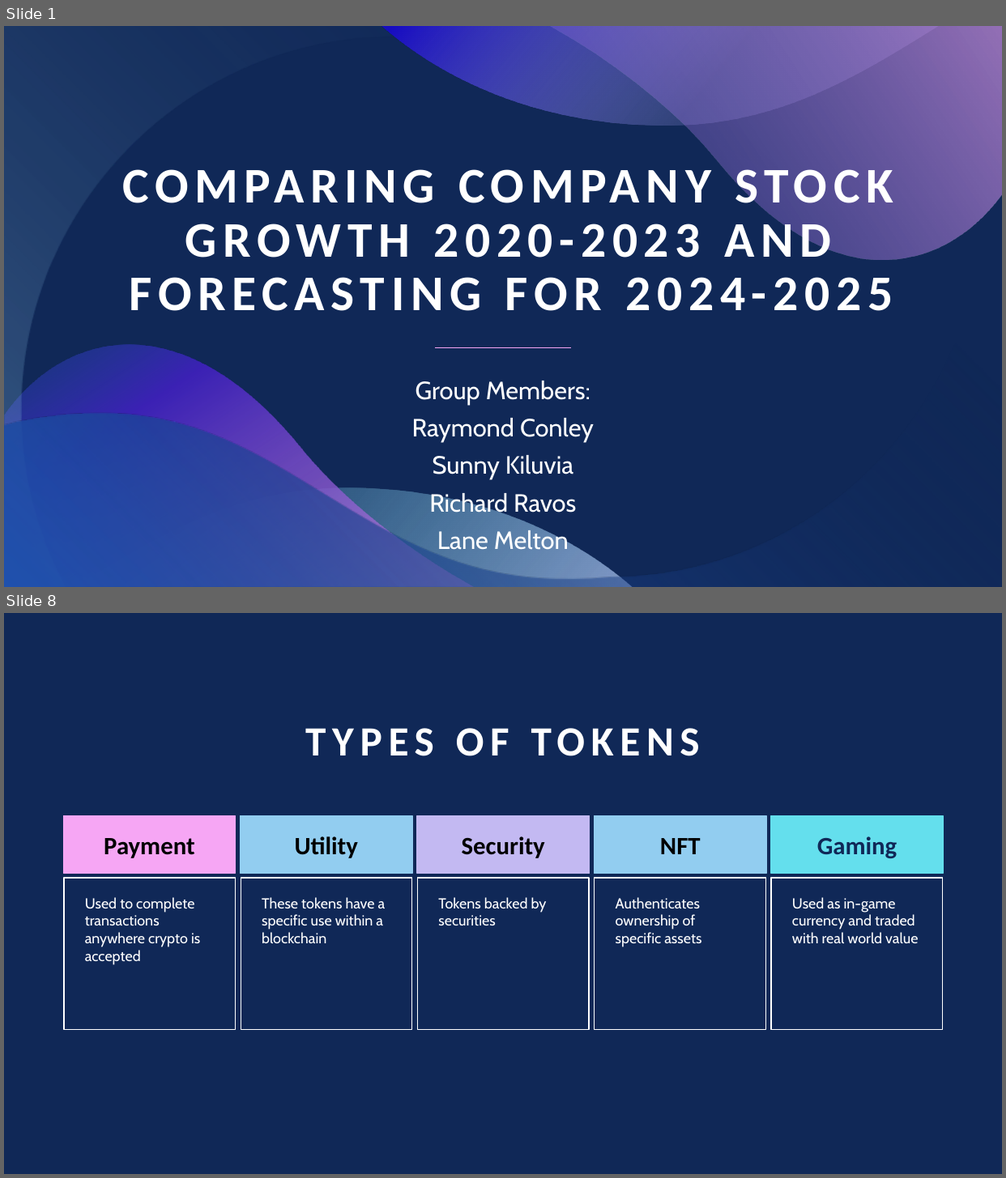
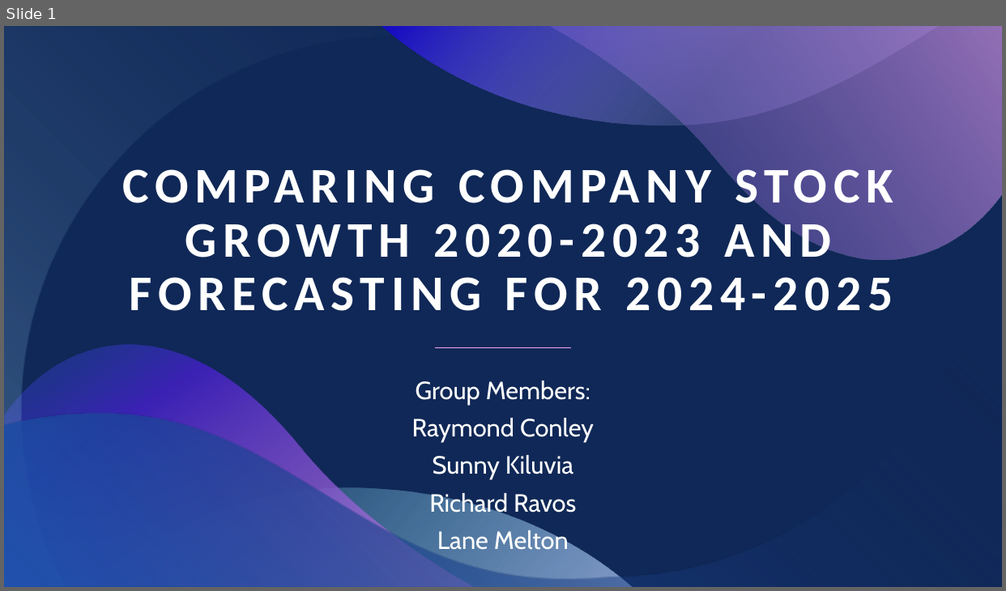
Before and after one commit to skiluvia/project1-varos-kiluvia-conley-melton, a slide deck: Project_1_Presentation.pptx. Shown one above the other, each under a label of ours: slides 1 and 8 before the commit, slide 1 after it; the slides between them are not shown. The pictures are 1006x1178 and 1006x591 pixels, drawn with LibreOffice and Linux fonts; fonts in the diff are those of the drawing. Boxes give left, top, right and bottom in pixels: in the first picture for what was removed or moved away, otherwise in the second. Text is boxed around its words. In the diff, an @@ line names an element or a change of style, - is before the commit and + after.

```diff
--- a/Project_1_Presentation.pptx
+++ b/Project_1_Presentation.pptx
@@ slide 8 removed at <box>4,613,1002,1174</box>, background #102857 @@
@@ title removed at <box>305,728,700,756</box> @@
-TYPES OF TOKENS
@@ text removed at <box>64,815,236,874</box> @@
-Payment
@@ text removed at <box>240,815,412,874</box> @@
-Utility
@@ text removed at <box>417,815,590,874</box> @@
-Security
@@ text removed at <box>594,815,766,874</box> @@
-NFT
@@ text removed at <box>771,815,943,874</box> @@
-Gaming
@@ text removed at <box>64,878,236,1030</box> @@
-Used to complete transactions anywhere crypto is accepted
@@ text removed at <box>241,878,412,1030</box> @@
-These tokens have a specific use within a blockchain
@@ text removed at <box>418,878,590,1030</box> @@
-Tokens backed by securities
@@ text removed at <box>594,878,766,1030</box> @@
-Authenticates ownership of specific assets
@@ text removed at <box>771,878,943,1030</box> @@
-Used as in-game currency and traded with real world value
```
Also in this commit, not shown: 1 slide changed, 13 slides added, 12 other slides removed.
